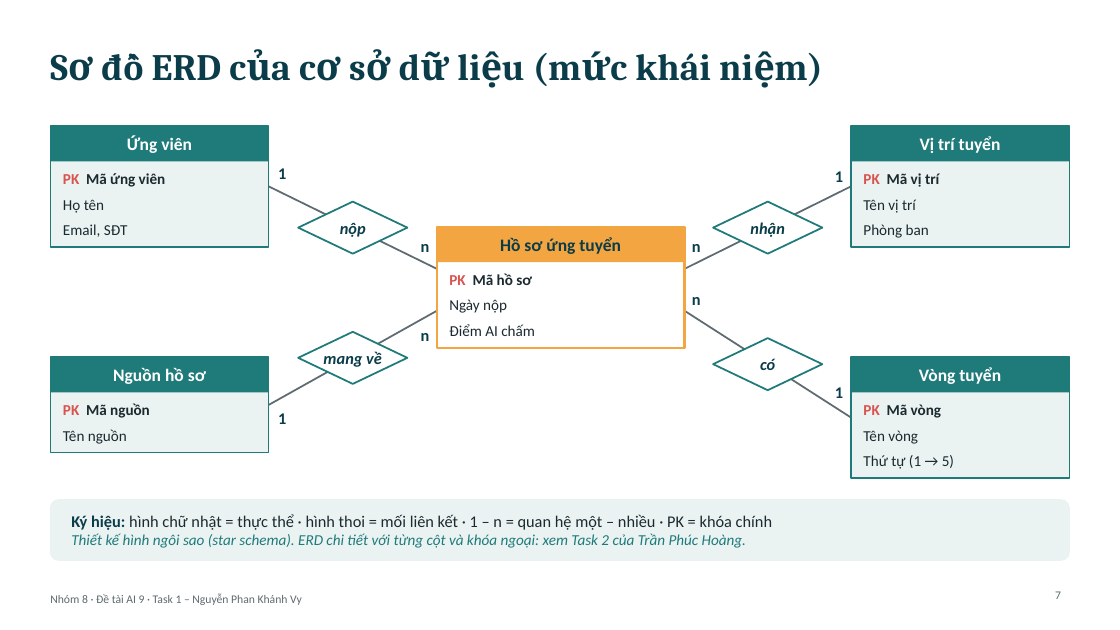
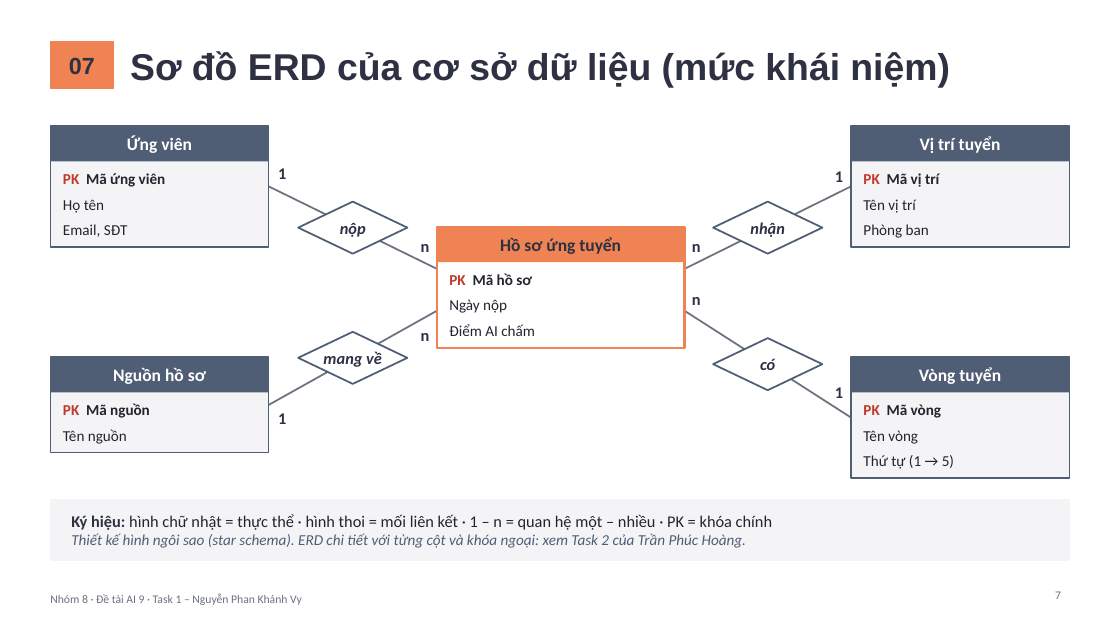
Before and after one commit to PhucHoang3010/Vietnamese-News-Classification, a slide deck: slide 7 of bai_tap_python_nhom8/task1_nguyen_phan_khanh_vy/2431540032_NguyenPhanKhanhVy.pptx. Drawn at 1120x630 pixels with LibreOffice and Linux fonts; fonts in the diff are those of the drawing. Boxes give left, top, right and bottom in pixels: in the first picture for what was removed or moved away, otherwise in the second. Text is boxed around its words. In the diff, an @@ line names an element or a change of style, - is before the commit and + after.

```diff
--- a/bai_tap_python_nhom8/task1_nguyen_phan_khanh_vy/2431540032_NguyenPhanKhanhVy.pptx
+++ b/bai_tap_python_nhom8/task1_nguyen_phan_khanh_vy/2431540032_NguyenPhanKhanhVy.pptx
@@ title "Sơ đồ ERD của cơ ...": place and size @@
-title "Sơ đồ ERD của cơ ..." at box(101, 53, 710, 81)
+title "Sơ đồ ERD của cơ ..." at box(130, 51, 950, 87)
@@ title "Sơ đồ ERD của cơ ..." at box(130, 51, 950, 87): font Cambria to Arial, text colour #0B3C49 to #2D3142 @@
@@ rectangle added at box(50, 42, 113, 88), fill #EF8354, outline #EF8354 1 pt @@
@@ text added at box(69, 57, 95, 74), 20 pt, text #2D3142, bold @@
+07
@@ text "PK Mã ứng viên" at box(63, 173, 166, 187): text colour #D9534F to #C0392B in "PK"; text colour #1B2A2F to #22252E in "Mã ứng viên" @@
@@ text "PK Mã vị trí" at box(863, 173, 939, 187): text colour #D9534F to #C0392B in "PK"; text colour #1B2A2F to #22252E in "Mã vị trí" @@
@@ line (269, 187) - (437, 269): stroke #5E6B70 1.5 pt to #6B7280 1.5 pt @@
@@ line (685, 269) - (851, 187): stroke #5E6B70 1.5 pt to #6B7280 1.5 pt @@
@@ rectangle "Hồ sơ ứng tuyển" at box(437, 227, 685, 262): text colour #0B3C49 to #2D3142; fill #F2A541 to #EF8354 @@
@@ rectangle at box(437, 227, 685, 348): outline #F2A541 2 pt to #EF8354 2 pt @@
@@ text "PK Mã hồ sơ" at box(449, 273, 532, 285): text colour #D9534F to #C0392B in "PK"; text colour #1B2A2F to #22252E in "Mã hồ sơ" @@
@@ text colour #0B3C49 to #2D3142 in 12 elements at box(340, 223, 366, 237), box(278, 168, 286, 179), box(421, 244, 430, 252), box(323, 351, 382, 367), box(278, 413, 286, 424), box(421, 333, 430, 341), box(750, 222, 784, 237), box(835, 171, 843, 182), box(692, 244, 701, 252), box(760, 358, 775, 370), box(835, 387, 843, 398), box(692, 297, 701, 305) @@
@@ line (269, 405) - (437, 311): stroke #5E6B70 1.5 pt to #6B7280 1.5 pt @@
@@ line (685, 311) - (851, 418): stroke #5E6B70 1.5 pt to #6B7280 1.5 pt @@
@@ outline #1F7A7A 1.5 pt to #4F5D75 1.5 pt in 4 elements at box(298, 202, 408, 254), box(298, 332, 408, 384), box(713, 202, 823, 254), box(713, 339, 823, 391) @@
@@ fill #1F7A7A to #4F5D75 in 4 elements at box(50, 126, 269, 161), box(50, 357, 269, 392), box(851, 126, 1070, 161), box(851, 357, 1070, 392) @@
@@ fill #EAF2F2 to #F4F4F6; outline #1F7A7A 1.25 pt to #4F5D75 1.25 pt in 4 elements at box(50, 126, 269, 247), box(50, 357, 269, 453), box(851, 126, 1070, 247), box(851, 357, 1070, 478) @@
@@ text "PK Mã nguồn" at box(63, 403, 150, 418): text colour #D9534F to #C0392B in "PK"; text colour #1B2A2F to #22252E in "Mã nguồn" @@
@@ text "PK Mã vòng" at box(863, 404, 941, 418): text colour #D9534F to #C0392B in "PK"; text colour #1B2A2F to #22252E in "Mã vòng" @@
@@ rounded rectangle removed at box(50, 500, 1070, 560) @@
@@ rectangle added at box(50, 500, 1070, 560), fill #F4F4F6, outline #F4F4F6 1 pt @@
@@ text "Ký hiệu: hình chữ nhật ..." at box(71, 514, 772, 548): text colour #0B3C49 to #2D3142 in "Ký hiệu:"; text colour #1B2A2F to #22252E in "hình chữ nhật = thực thể · ..."; text colour #1F7A7A to #4F5D75 in "Thiết kế hình ngôi sao (star schema). ..." @@
@@ text "Nhóm 8 · Đề tài ..." at box(50, 593, 302, 605): text colour #5E6B70 to #6B7280 @@
```
Also in this commit, not shown: 9 other slides changed.
